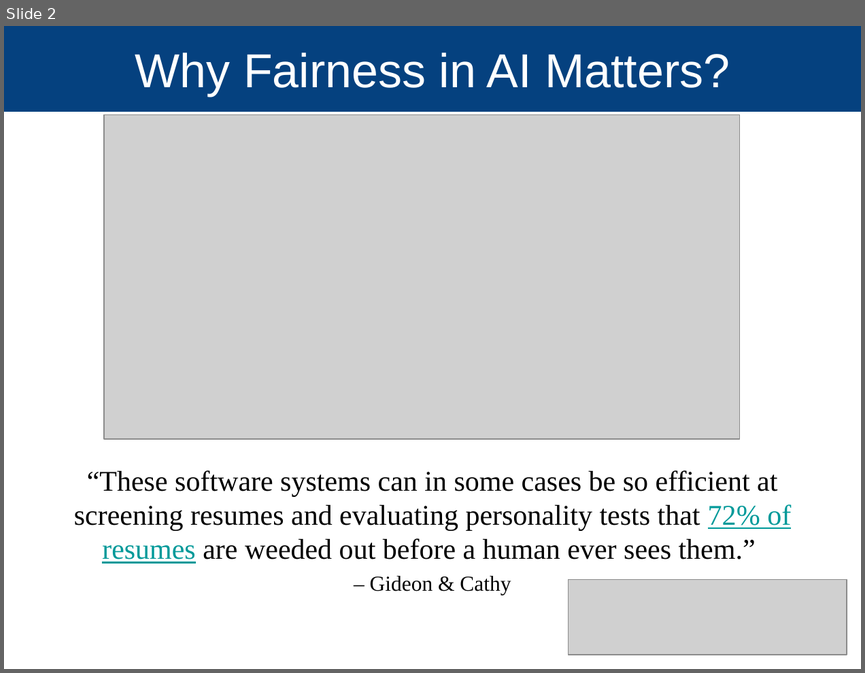
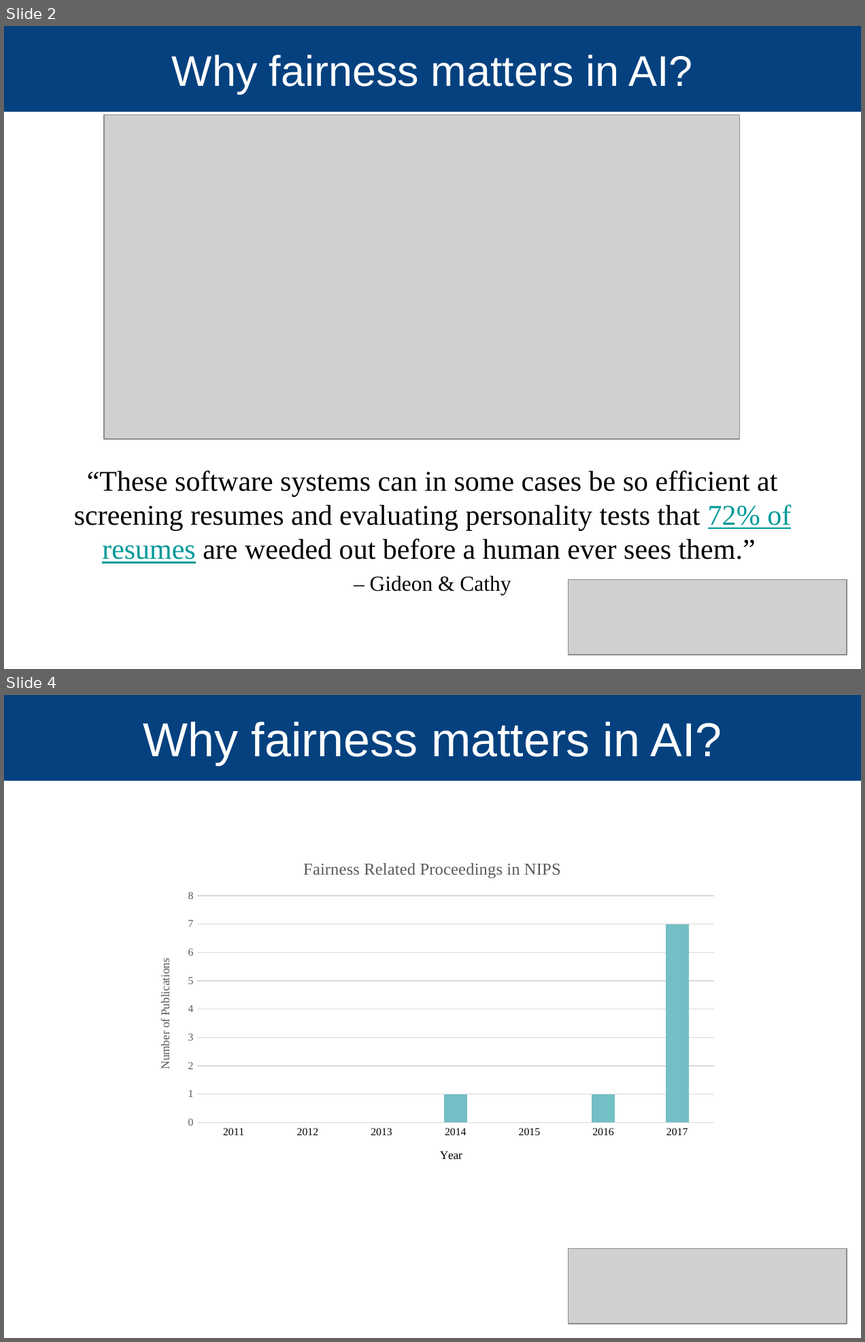
Before and after one commit to Makan-Ar/AI-Fairness-Data-Science, a slide deck: presentation/Makan Arastuie 2018-05-4 Fairness.pptx. Shown one above the other, each under a label of ours: slide 2 before the commit, slides 2 and 4 after it; the slides between them are not shown. The pictures are 865x673 and 865x1342 pixels, drawn with LibreOffice and Linux fonts; fonts in the diff are those of the drawing; grey boxes stand for pictures; background and template pictures are left out. Boxes give left, top, right and bottom in pixels: in the first picture for what was removed or moved away, otherwise in the second. Text is boxed around its words. In the diff, an @@ line names an element or a change of style, - is before the commit and + after.

```diff
--- a/presentation/Makan Arastuie 2018-05-4 Fairness.pptx
+++ b/presentation/Makan Arastuie 2018-05-4 Fairness.pptx
@@ slide 4 added at (4,695,861,1338), background #FFFFFF; not listed: 1 template element that a slide beside it also shows @@
@@ title added at (143,722,722,766), 40 pt, text #FFFFFF @@
+Why fairness matters in AI?
@@ column chart added at (139,844,726,1180) @@
+title "Fairness Related Proceedings in NIPS "
+categories: 2011, 2012, 2013, 2014, 2015, 2016, 2017
+Series 1: 0, 0, 0, 1, 0, 1, 7
@@ picture added at (568,1248,847,1323) @@
@@ slide 2 changed as well @@
@@ title at (172,55,692,93): text changed; size 40 to 36 pt @@
-Why Fairness in AI Matters?
+Why fairness matters in AI?
```
Also in this commit, not shown: 1 other slide changed, 25 other slides added.
